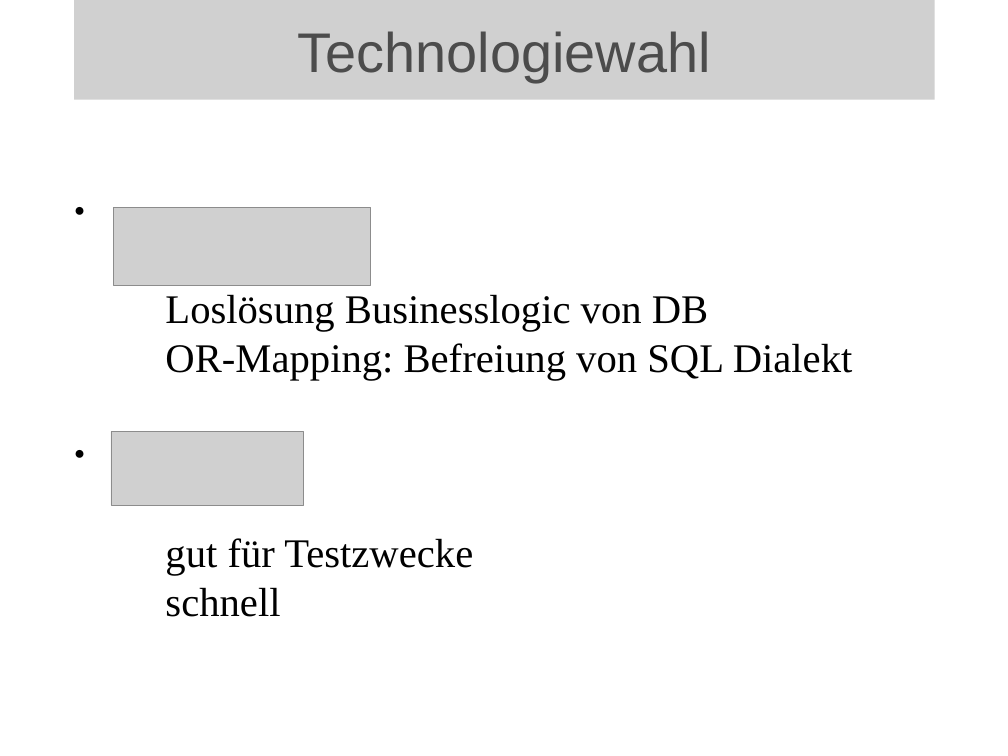
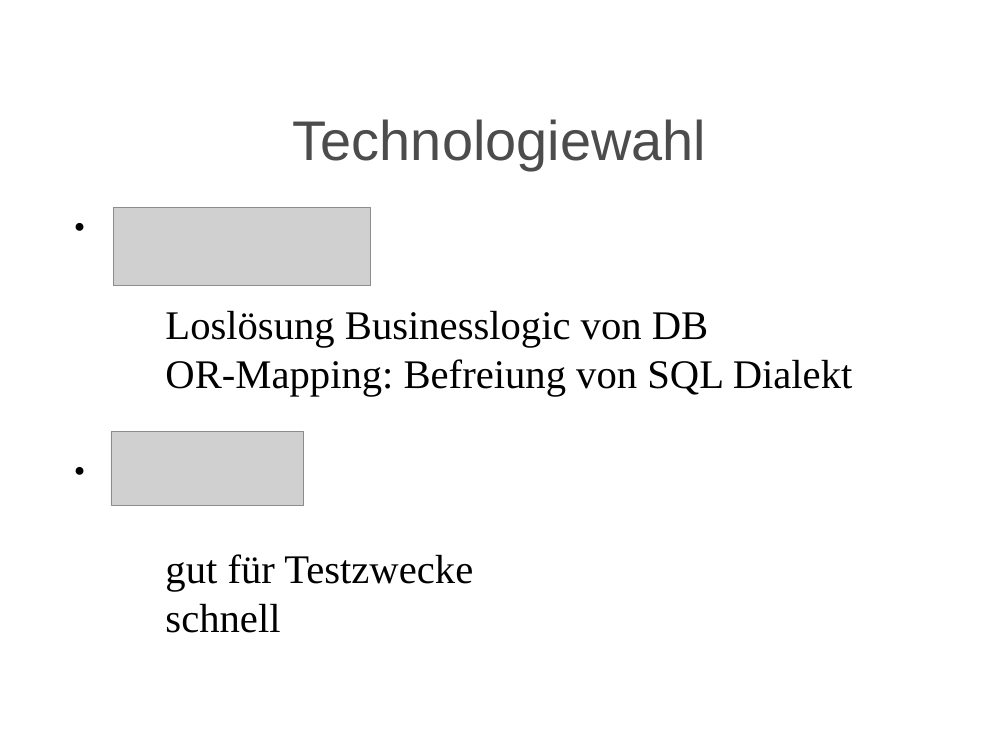
Before and after one commit to BackupTheBerlios/ticketline4032-svn, a slide deck: slide 3 of trunk/Dokumente/Allgemein/Projektmanagement/Statusbericht/mr2_folien.odp. Drawn at 1008x756 pixels with LibreOffice and Linux fonts; fonts in the diff are those of the drawing; grey boxes stand for pictures; background and template pictures are left out. Boxes give left, top, right and bottom in pixels: in the first picture for what was removed or moved away, otherwise in the second. Text is boxed around its words. In the diff, an @@ line names an element or a change of style, - is before the commit and + after.

```diff
--- a/trunk/Dokumente/Allgemein/Projektmanagement/Statusbericht/mr2_folien.odp
+++ b/trunk/Dokumente/Allgemein/Projektmanagement/Statusbericht/mr2_folien.odp
@@ picture removed at <box>74,0,935,100</box> @@
-Technologiewahl
@@ title added at <box>293,119,706,170</box>, 44 pt, text #4C4C4C @@
+Technologiewahl
@@ subtitle "Loslösung Businesslogic von DB OR-Mapping: ...": place and size @@
-subtitle "Loslösung Businesslogic von DB OR-Mapping: ..." at <box>165,294,853,617</box>
+subtitle "Loslösung Businesslogic von DB OR-Mapping: ..." at <box>165,310,853,633</box>
```
Also in this commit, not shown: 11 other slides changed, 1 other file.
